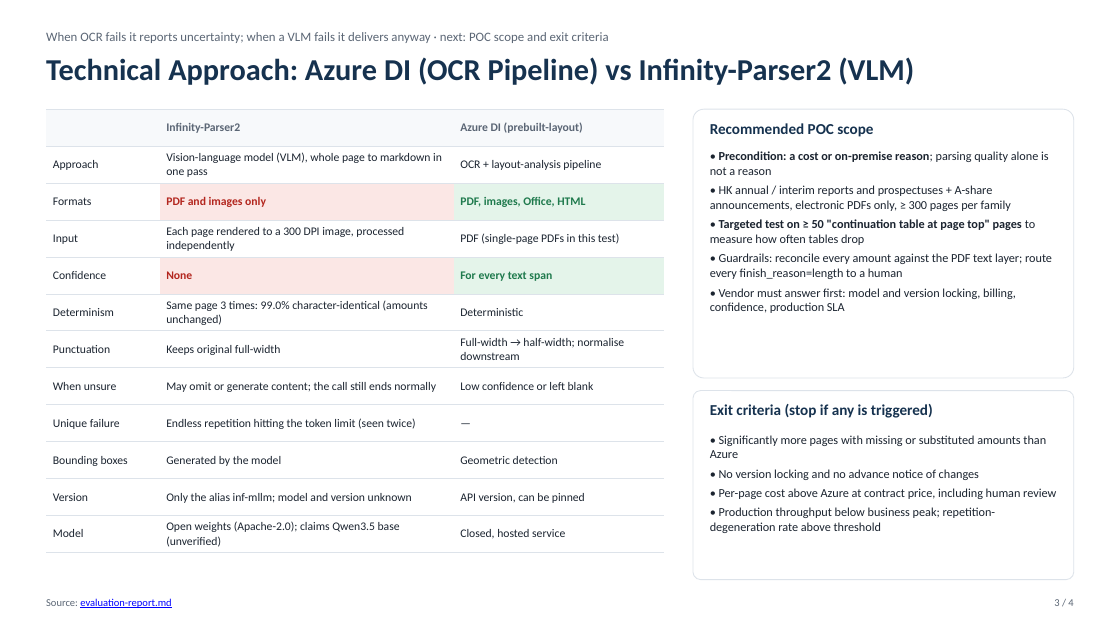
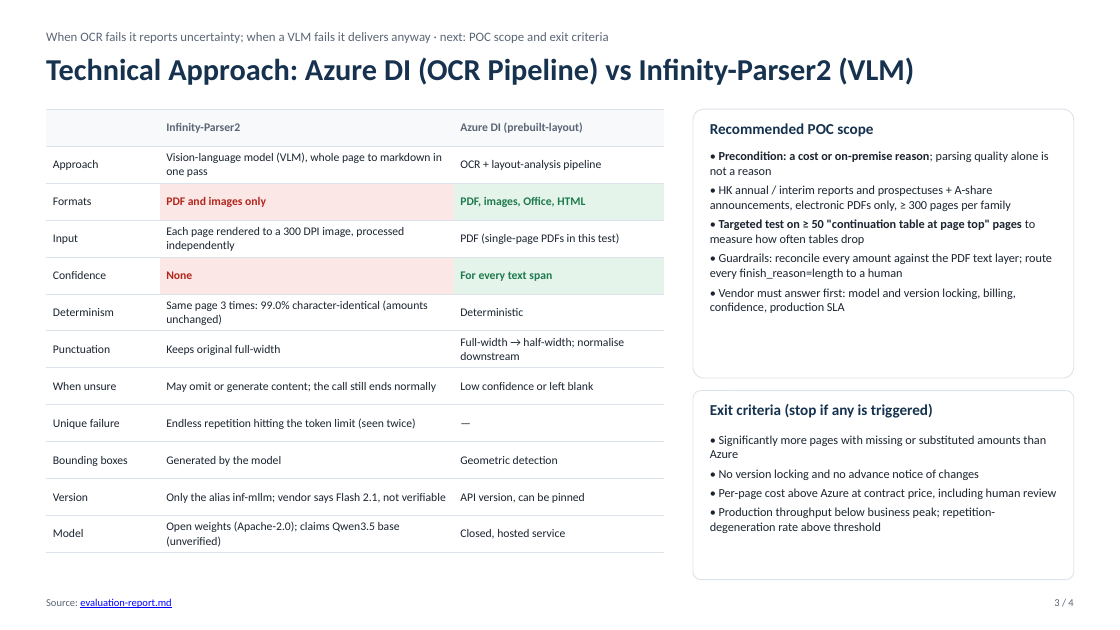
Before and after one commit to gejun2008/doc-parser-eval, a slide deck: slide 3 of docs/en/briefing-deck.pptx. Drawn at 1120x630 pixels with LibreOffice and Linux fonts; fonts in the diff are those of the drawing. Boxes give left, top, right and bottom in pixels: in the first picture for what was removed or moved away, otherwise in the second. Text is boxed around its words. In the diff, an @@ line names an element or a change of style, - is before the commit and + after.

```diff
--- a/docs/en/briefing-deck.pptx
+++ b/docs/en/briefing-deck.pptx
@@ table at <box>46,109,664,553</box> @@
-row 11, column 2: Only the alias inf-mllm; model and version unknown
+row 11, column 2: Only the alias inf-mllm; vendor says Flash 2.1, not verifiable
```
Also in this commit, not shown: 1 other slide changed, 13 other files.
